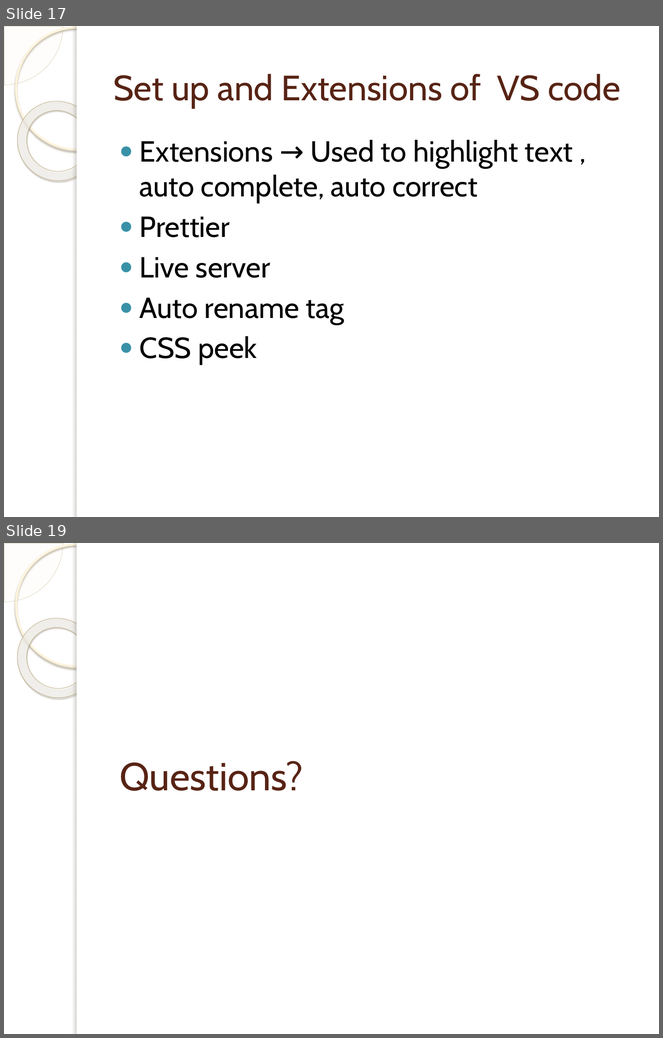
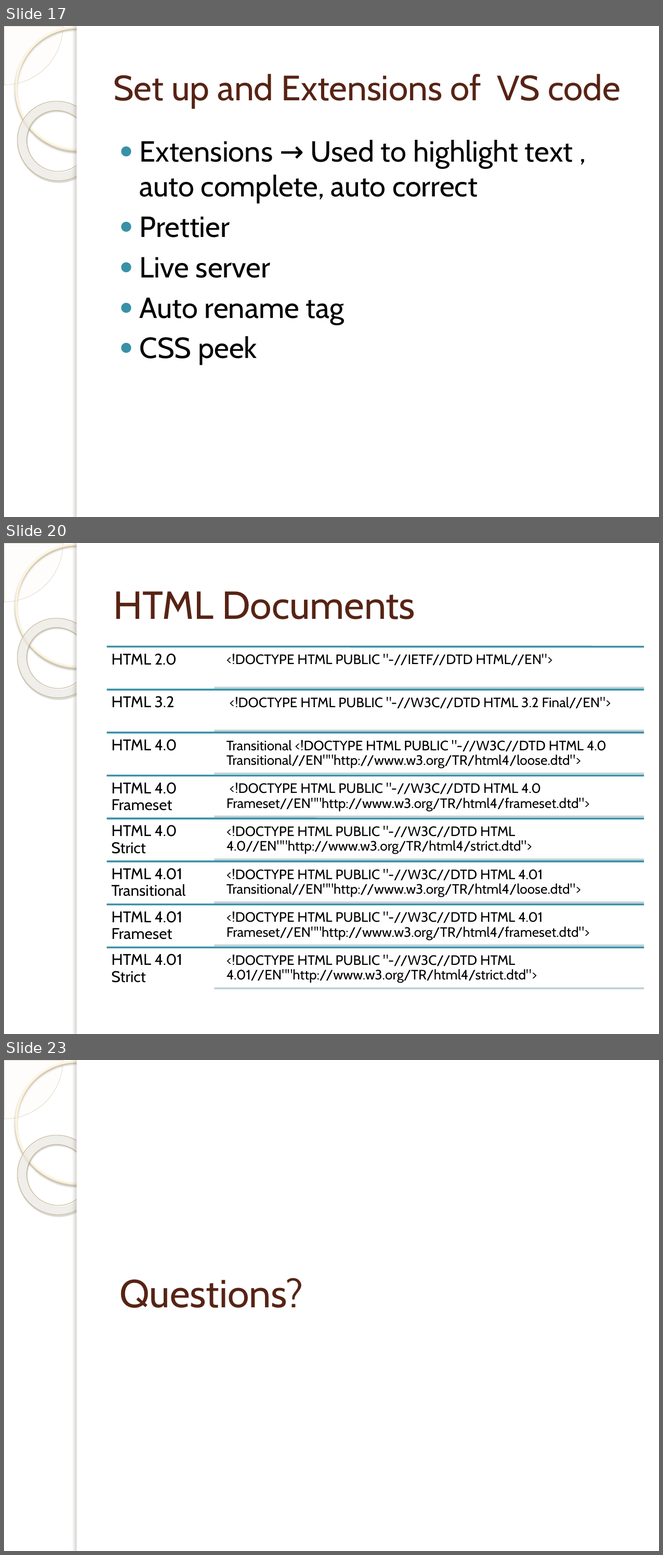
Before and after one commit to deepthimedisetty23/entri-notes, a slide deck: Session wise ppts and notes/session-1.pptx. Shown one above the other, each under a label of ours: slides 17 and 19 before the commit, slides 17, 20 and 23 after it; the slides between them are not shown. The pictures are 663x1038 and 663x1555 pixels, drawn with LibreOffice and Linux fonts; fonts in the diff are those of the drawing; background and template pictures are left out. Boxes give left, top, right and bottom in pixels: in the first picture for what was removed or moved away, otherwise in the second. Text is boxed around its words. In the diff, an @@ line names an element or a change of style, - is before the commit and + after.

```diff
--- a/Session wise ppts and notes/session-1.pptx
+++ b/Session wise ppts and notes/session-1.pptx
@@ slide 20 added at [4, 543, 659, 1034], background picture (left out); not listed: 5 template elements that a slide beside it also shows @@
@@ title added at [113, 591, 415, 619], 43 pt, text #572314 @@
+HTML Documents
@@ group added at [107, 646, 644, 989]: 16 lines, 16 texts @@
+HTML 2.0
+<!DOCTYPE HTML PUBLIC "-//IETF//DTD HTML//EN">
+HTML 3.2
+<!DOCTYPE HTML PUBLIC "-//W3C//DTD HTML 3.2 Final//EN">
+HTML 4.0
+Transitional <!DOCTYPE HTML PUBLIC "-//W3C//DTD HTML 4.0 Transitional//EN""http://www.w3.org/TR/html4/loose.dtd">
+HTML 4.0 Frameset
+<!DOCTYPE HTML PUBLIC "-//W3C//DTD HTML 4.0 Frameset//EN""http://www.w3.org/TR/html4/frameset.dtd">
+HTML 4.0 Strict
+<!DOCTYPE HTML PUBLIC "-//W3C//DTD HTML 4.0//EN""http://www.w3.org/TR/html4/strict.dtd">
+HTML 4.01 Transitional
+<!DOCTYPE HTML PUBLIC "-//W3C//DTD HTML 4.01 Transitional//EN""http://www.w3.org/TR/html4/loose.dtd">
+HTML 4.01 Frameset
+<!DOCTYPE HTML PUBLIC "-//W3C//DTD HTML 4.01 Frameset//EN""http://www.w3.org/TR/html4/frameset.dtd">
+HTML 4.01 Strict
+<!DOCTYPE HTML PUBLIC "-//W3C//DTD HTML 4.01//EN""http://www.w3.org/TR/html4/strict.dtd">
@@ what was slide 19 is now slide 23 @@
```
Also in this commit, not shown: 1 slide changed, 4 other slides added, 1 slide removed, 5 other files.
